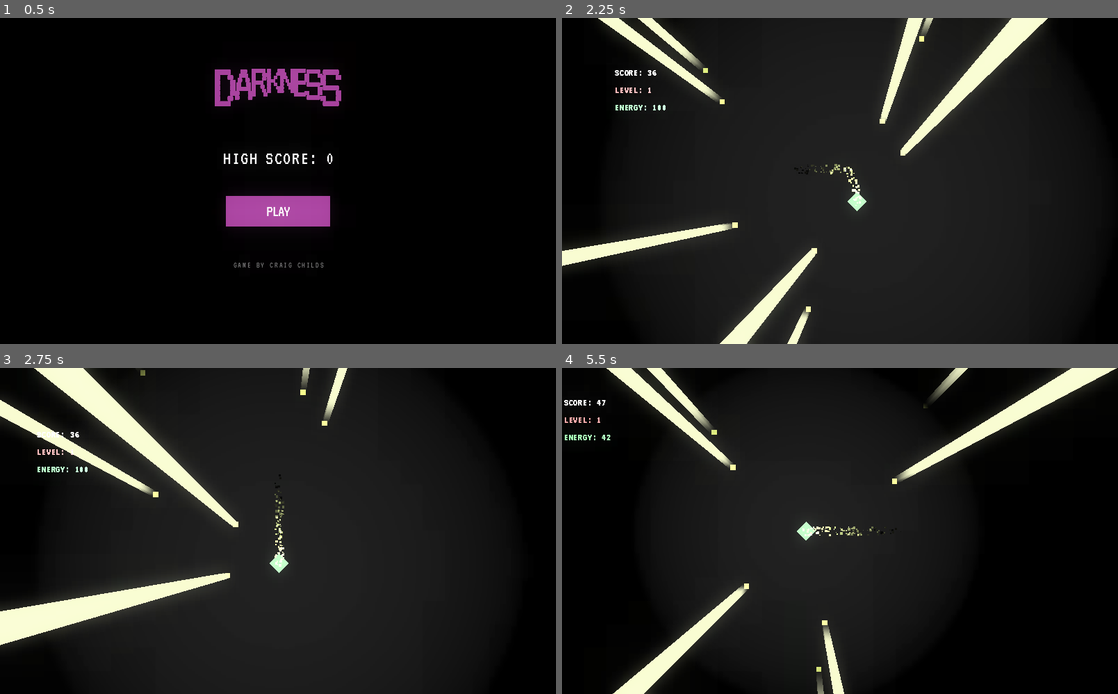
Above: before the commit, frames 1-4 (two rows, left to right).
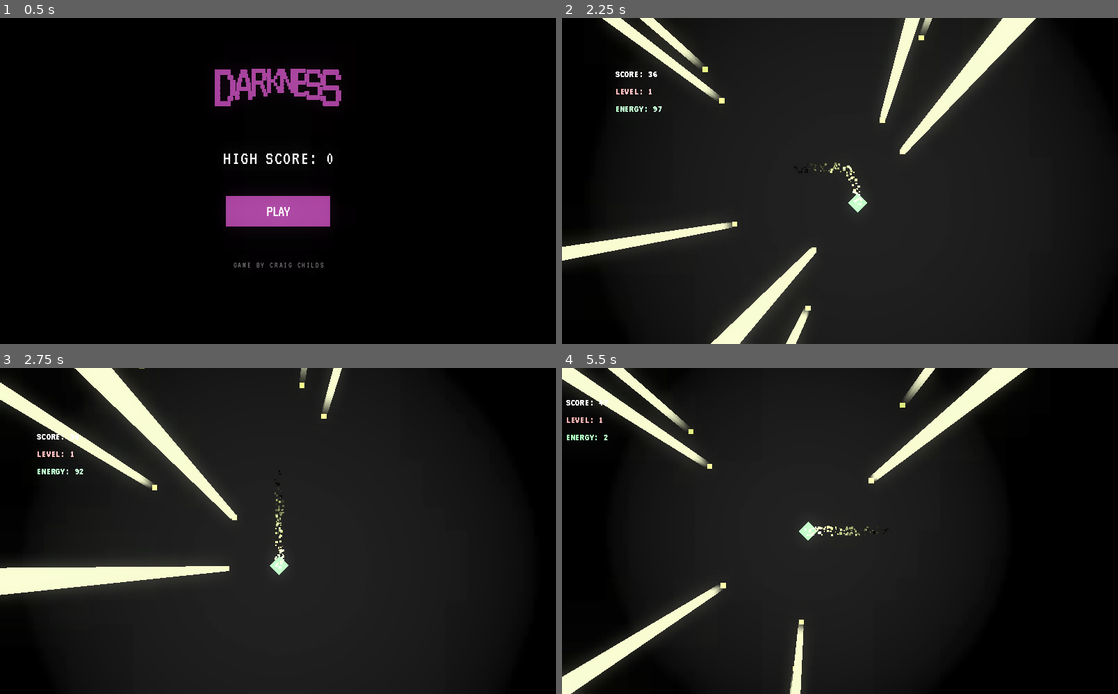
Above: after the commit, the same moments.

Repository: CraigChilds94/darkness
Game: Godot game, scene res://Menu.tscn
Same seed, same stepped clock (60 frames per second), same inputs: the game is played once before the commit and once after it. Sound files missing from this copy of the repository are replaced by a short silence.
Inputs (mouse positions are in pixels of both pictures, inside the frame that each line leads up to):
- Up to frame 1 (0.5 s): no input
- Up to frame 2 (2.25 s): click (840, 210) at 0.5 s; tap Enter (ui_accept) at 1.25, 2.1 s; hold Right (ui_right) 1.28-2.03 s; hold Enter (ui_accept) 1.28-2.03 s; hold Down (ui_down) from 2.03 s (still down)
- Up to frame 3 (2.75 s): keep holding Down (ui_down); tap Enter (ui_accept) at 2.27, 2.57 s
- Up to frame 4 (5.5 s): release Down (ui_down) at 2.78 s; hold Right (ui_right) 2.78-3.53 s; hold Enter (ui_accept) 2.78-3.53 s; hold Up (ui_up) 3.53-4.28 s; tap Enter (ui_accept) at 3.6, 3.77, 4.07, 5.1, 5.27 s; hold Enter (ui_accept) 4.28-5.03 s; hold Left (ui_left) from 4.28 s (still down)

Frame 1 is identical in both runs. In frame 2, 2.8% of the frame differs, in the area x 0-88%, y 0-100%; in frame 3, 12%, in the area x 0-63%, y 0-86%; in frame 4, 12%.

Commit message:
Reduce darkness rate, fixes to the boost caps

Diff:
--- a/Level.tscn
+++ b/Level.tscn
@@ -71,6 +71,7 @@
 [node name="Level" type="Node2D"]
 script = ExtResource( 2 )
 padding = 0
+darkness_rate = 8
 
 [node name="Light2D" type="Light2D" parent="."]
 light_mask = 2
--- a/scripts/PlayerController.gd
+++ b/scripts/PlayerController.gd
@@ -23,10 +23,10 @@
 
 	if Input.is_action_pressed("ui_accept"):
 		if energy_left > 0:
-			sprint_multiplier = 1.5
+			sprint_multiplier = 2
 			energy = floor(max(0, energy_left))
 	else:
-		energy = ceil(min(100, energy + (energy_regen * delta)))
+		energy = min(100, energy + (energy_regen * delta))
 
 	if input_vector != Vector2.ZERO:
 		velocity += input_vector * acceleration * delta
